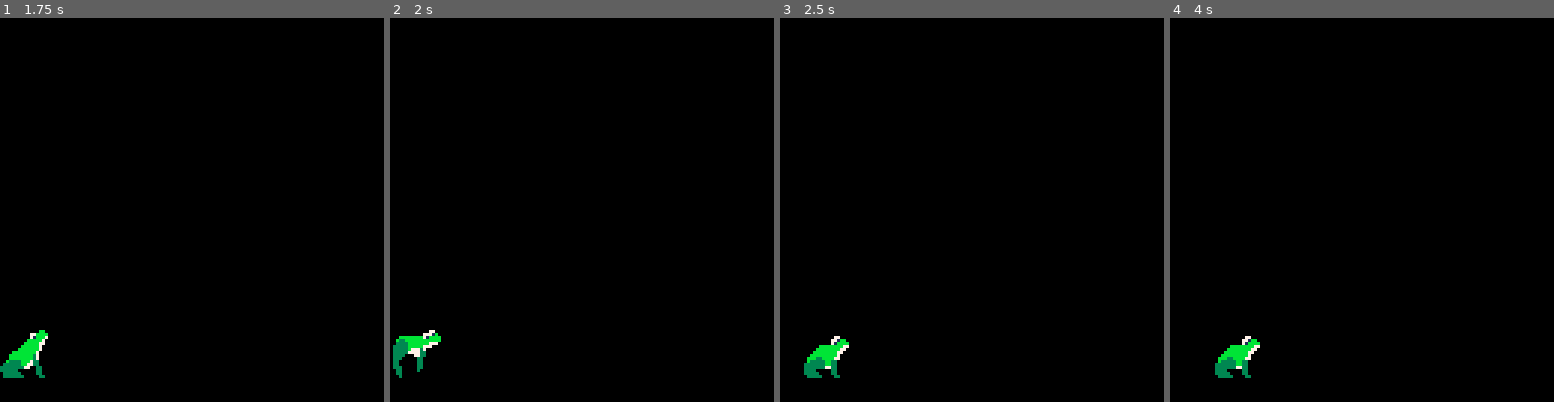
Above: before the commit, frames 1-4 (left to right).
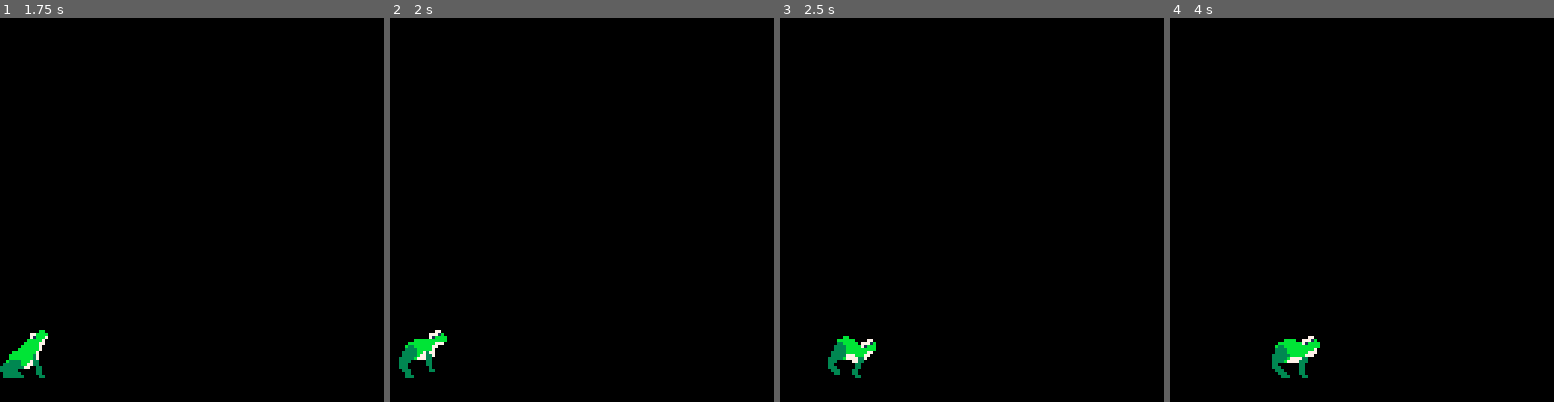
Above: after the commit, the same moments.

Repository: cincodenada/frogsvscats
Game: PICO-8 cartridge frogsvscats.p8
The game is run twice, just before and just after one commit, with the same random seed, the same clock (stepped at 60 frames per second) and the same inputs.
Inputs:
- Up to frame 1 (1.75 s): hold Right from 1.6 s (still down)
- Up to frame 2 (2 s): keep holding Right
- Up to frame 3 (2.5 s): release Right at 2.1 s; hold Right from 2.47 s (still down)
- Up to frame 4 (4 s): release Right at 3.03 s; hold Left 3.08-3.58 s

Frame 1 is identical in both runs. In frame 2, 0.9% of the frame differs, in the area x 0-15%, y 81-94%; in frame 3, 1.1%; in frame 4, 1.5%, in the area x 11-40%, y 82-94%.

Commit message:
Fix moonjumping

Diff:
--- a/frogsvscats.p8
+++ b/frogsvscats.p8
@@ -46,6 +46,11 @@
 function entity:draw()
 	self.sprite:draw(self.x, self.y)
 end
+-- Relative to facing!
+function entity:move(dx,dy)
+	self.x += dx*self.sprite.facing
+	self.y += dy*self.sprite.facing
+end
 
 frog = class(entity)
 function frog:constructor(x,y)
@@ -66,8 +71,12 @@
 	if(btnp(1)) self:jump(1)
 
 	if(self.jumping) then
-		self.sprite:move_frame(0.5)
-		if(self.sprite.cur_frame >=5 and self.sprite.cur_frame <=8) self.x += 1
+		if(self.sprite.cur_frame >=4 and self.sprite.cur_frame <=8) then
+			self:move(1,0)
+			self.sprite:move_frame(0.25)
+		else
+			self.sprite:move_frame(0.5)
+		end
 		if(self.sprite.cur_frame == 0) self.jumping = false
 	end
 end
